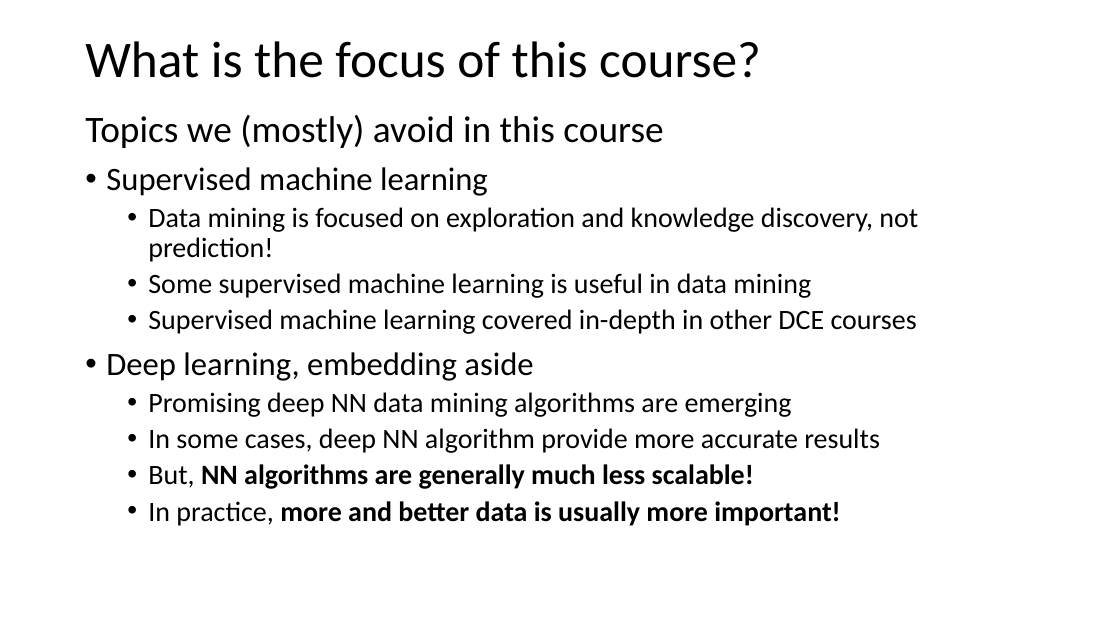
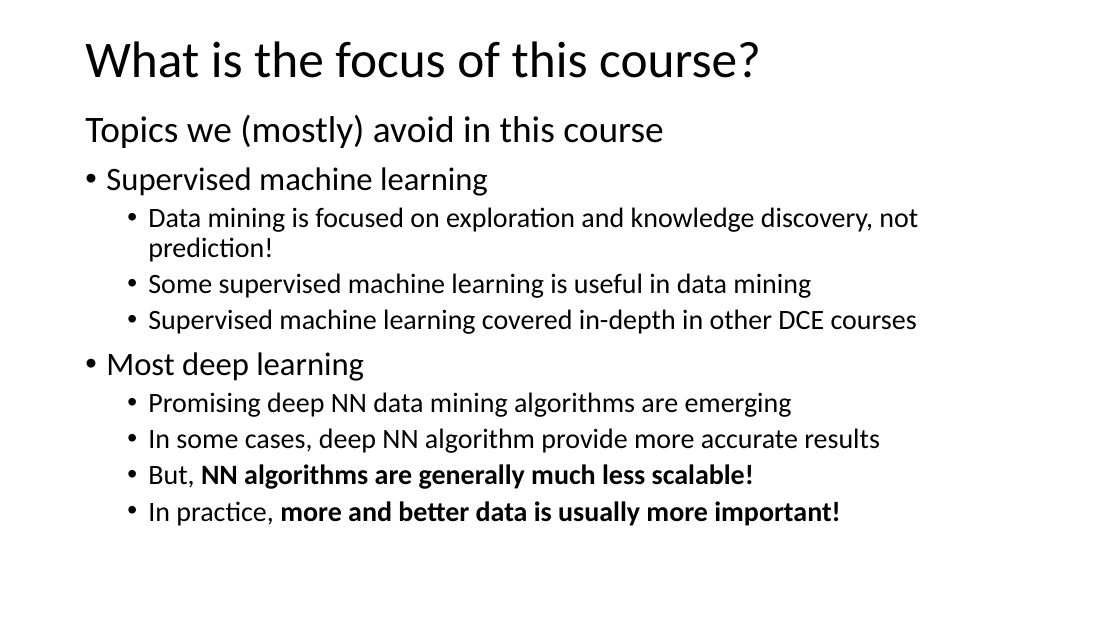
Before and after one commit to harelgabainew/school1, a slide deck: slide 14 of slides/1_Introduction.pptx. Drawn at 1120x630 pixels with LibreOffice and Linux fonts; fonts in the diff are those of the drawing. Boxes give left, top, right and bottom in pixels: in the first picture for what was removed or moved away, otherwise in the second. Text is boxed around its words. In the diff, an @@ line names an element or a change of style, - is before the commit and + after.

```diff
--- a/slides/1_Introduction.pptx
+++ b/slides/1_Introduction.pptx
@@ text at (x1=106, y1=352, x2=364, y2=381): text changed @@
-• Deep learning, embedding aside
+• Most deep learning
```
Also in this commit, not shown: 12 other slides changed, 2 slides added.
